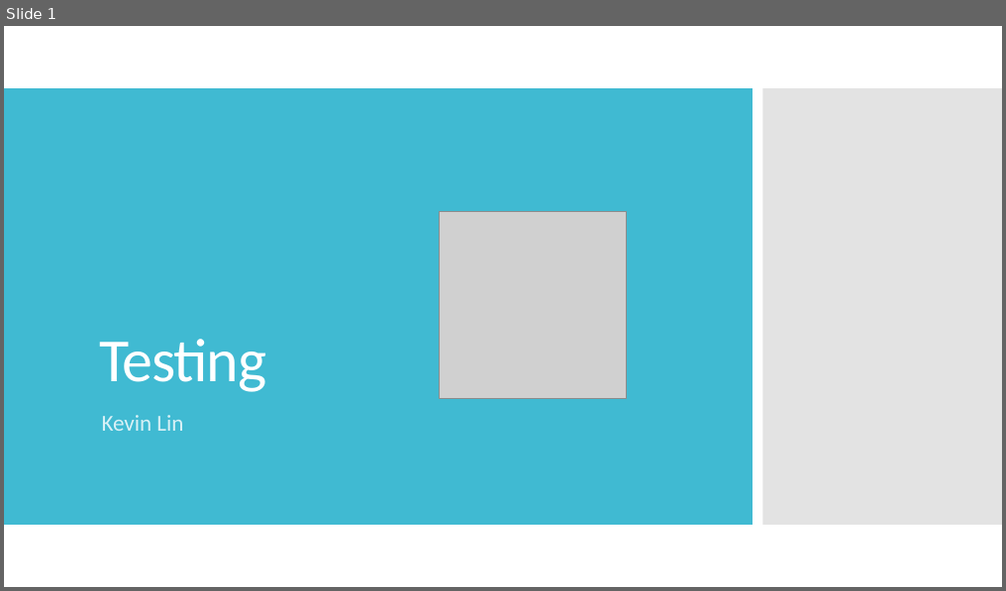
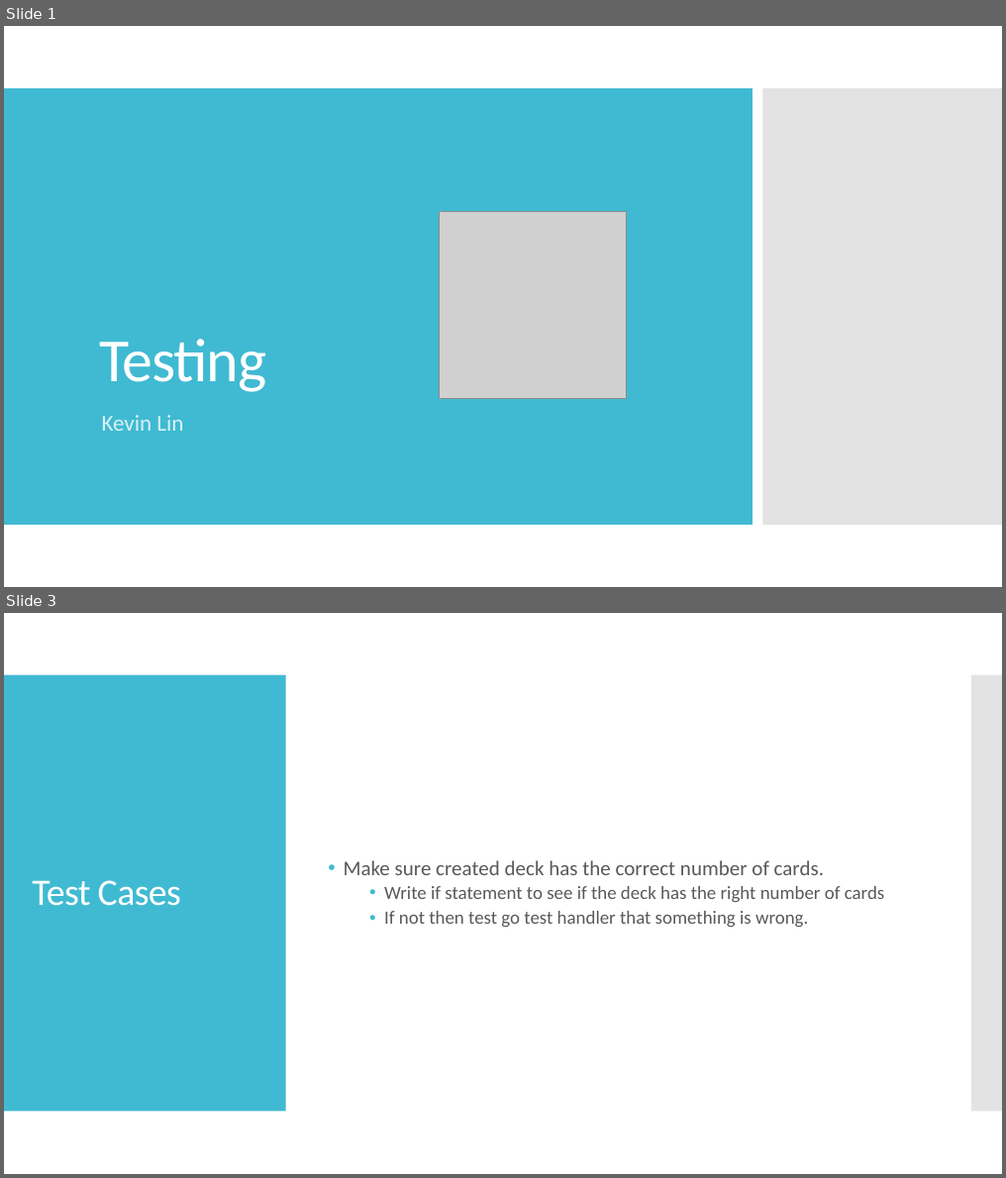
Before and after one commit to kevinlin47/Learn_Go, a slide deck: testing/testing_go.pptx. Shown one above the other, each under a label of ours: slide 1 before the commit, slides 1 and 3 after it; the slides between them are not shown. The pictures are 1006x591 and 1006x1178 pixels, drawn with LibreOffice and Linux fonts; fonts in the diff are those of the drawing; grey boxes stand for pictures. Boxes give left, top, right and bottom in pixels: in the first picture for what was removed or moved away, otherwise in the second. Text is boxed around its words. In the diff, an @@ line names an element or a change of style, - is before the commit and + after.

Commit message:
Create create and run test file slide

```diff
--- a/testing/testing_go.pptx
+++ b/testing/testing_go.pptx
@@ slide 3 added at [4,613,1002,1174], background #FFFFFF @@
@@ rectangle added at [4,675,286,1112], fill #40BAD2 @@
@@ rectangle added at [971,675,1002,1112], fill #C8C8C8 at 50% opacity @@
@@ text added at [344,861,885,927], 18 pt, text #595959 @@
+• Make sure created deck has the correct number of cards.
+  • Write if statement to see if the deck has the right number of cards
+  • If not then test go test handler that something is wrong.
@@ title added at [32,880,181,906], 36 pt, text #FFFFFF @@
+Test Cases
```
Also in this commit, not shown: 1 other slide added.
